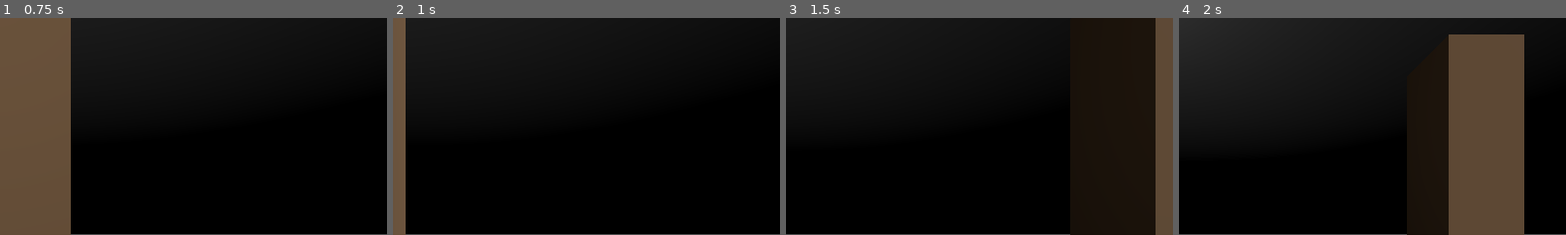
Above: before the commit, frames 1-4 (left to right).
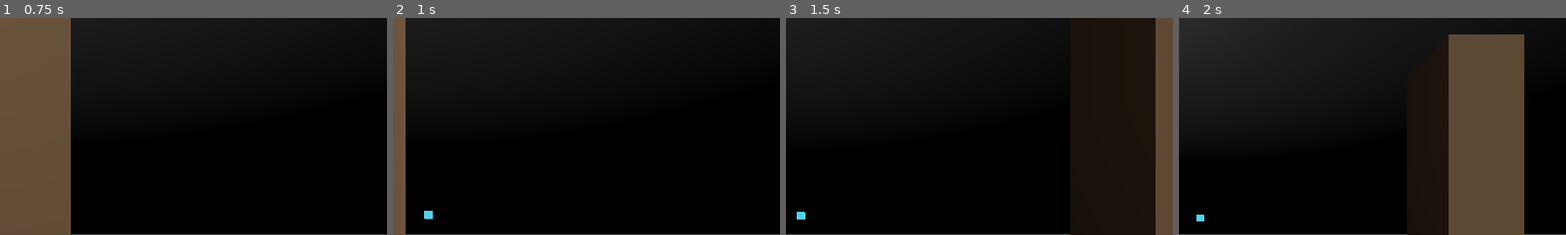
Above: after the commit, the same moments.

Repository: ArKZbeb/jeuApoorva
Game: Godot game, scene res://scenes/salle_aventures.tscn
Same seed, same stepped clock (60 frames per second), same inputs: the game is played once before the commit and once after it. This scene is started directly instead of the project's main scene.
Inputs (mouse positions are % of the whole screen's width and height, from its top left):
- Up to frame 1 (0.75 s): tap Enter (ui_accept) at 0.5 s; move the mouse to (72, 45) at 0.52 s; hold Right (ui_right) from 0.53 s (still down); tap Space at 0.6 s; click (72, 45) at 0.67 s
- Up to frame 2 (1 s): keep holding Right (ui_right); tap Enter (ui_accept) at 0.77 s
- Up to frame 3 (1.5 s): move the mouse to (30, 55) at 1.27 s; release Right (ui_right) at 1.28 s; hold Down (ui_down) from 1.28 s (still down); tap E at 1.35 s
- Up to frame 4 (2 s): keep holding Down (ui_down); tap Enter (ui_accept) at 1.52 s
The pictures show only the part of the screen within x 41-91%, y 0-50%; the shares and areas given below are measured in that part.

Frame 1 is identical in both runs. In frame 2, less than 0.1% of the frame differs, in the area x 8-11%, y 88-93%; in frame 3, less than 0.1%; in frame 4, less than 0.1%.

Commit message:
Add secret zones and bonus interactive areas
- Added secret hint zones with glowing cyan material in corners
- Each secret zone has its own atmospheric lighting
- Added bonus interaction zones in bureau (easter egg areas)
- Bonus areas have distinct colors and lighting effects (teal and orange)
- Secret zones use emission material for visual mystery
- Encourages exploration and discovery throughout the game

Diff:
--- a/godot_jeu/scenes/bureau.tscn
+++ b/godot_jeu/scenes/bureau.tscn
@@ -340,6 +340,36 @@
 [node name="CollisionShape3D" type="CollisionShape3D" parent="Cube2" unique_id=1343760039]
 shape = SubResource("BoxShape3D_1")
 
+[node name="BonusInteractions" type="Node3D" parent="."]
+
+[node name="EasterEggZone1" type="Area3D" parent="BonusInteractions"]
+transform = Transform3D(1, 0, 0, 0, 1, 0, 0, 0, 1, -22, 2, 15)
+
+[node name="Mesh" type="MeshInstance3D" parent="BonusInteractions/EasterEggZone1"]
+mesh = SubResource("BoxMesh_1")
+material_override = SubResource("Material_Teal")
+
+[node name="CollisionShape3D" type="CollisionShape3D" parent="BonusInteractions/EasterEggZone1"]
+shape = SubResource("BoxShape3D_1")
+
+[node name="Light" type="OmniLight3D" parent="BonusInteractions/EasterEggZone1"]
+light_color = Color(0.2, 0.7, 0.8, 1)
+omni_range = 3.0
+
+[node name="EasterEggZone2" type="Area3D" parent="BonusInteractions"]
+transform = Transform3D(1, 0, 0, 0, 1, 0, 0, 0, 1, 22, 2, 15)
+
+[node name="Mesh" type="MeshInstance3D" parent="BonusInteractions/EasterEggZone2"]
+mesh = SubResource("BoxMesh_1")
+material_override = SubResource("Material_Orange")
+
+[node name="CollisionShape3D" type="CollisionShape3D" parent="BonusInteractions/EasterEggZone2"]
+shape = SubResource("BoxShape3D_1")
+
+[node name="Light" type="OmniLight3D" parent="BonusInteractions/EasterEggZone2"]
+light_color = Color(1, 0.6, 0.2, 1)
+omni_range = 3.0
+
 [node name="NextSceneButton" type="Area3D" parent="." unique_id=1464440654]
 transform = Transform3D(1, 0, 0, 0, 1, 0, 0, 0, 1, 10, 2.8231106, 0)
 script = ExtResource("7")
--- a/godot_jeu/scenes/salle_aventures.tscn
+++ b/godot_jeu/scenes/salle_aventures.tscn
@@ -90,6 +90,12 @@
 
 [sub_resource type="StandardMaterial3D" id="Material_White"]
 albedo_color = Color(0.9, 0.9, 0.9, 1)
+
+[sub_resource type="StandardMaterial3D" id="Material_Glow_Secret"]
+albedo_color = Color(0.3, 0.8, 0.9, 1)
+emission_enabled = true
+emission = Color(0.3, 0.8, 0.9, 1)
+emission_energy_multiplier = 0.6
 
 [sub_resource type="StandardMaterial3D" id="StandardMaterial3D_7feju"]
 albedo_color = Color(0.5, 0.5, 0.5, 1)
@@ -492,6 +498,53 @@
 light_color = Color(1, 0.2, 0.2, 1)
 omni_range = 2.5
 
+[node name="SecretZones" type="Node3D" parent="."]
+
+[node name="SecretHint1" type="StaticBody3D" parent="SecretZones"]
+transform = Transform3D(0.5, 0, 0, 0, 0.5, 0, 0, 0, 0.5, -18, 3, -12)
+
+[node name="Mesh" type="MeshInstance3D" parent="SecretZones/SecretHint1"]
+mesh = SubResource("BoxMesh_1")
+material_override = SubResource("Material_Glow_Secret")
+
+[node name="CollisionShape3D" type="CollisionShape3D" parent="SecretZones/SecretHint1"]
+shape = SubResource("BoxShape3D_1")
+
+[node name="Light" type="OmniLight3D" parent="SecretZones/SecretHint1"]
+light_color = Color(0.3, 0.8, 0.9, 1)
+omni_range = 3.0
+energy_multiplier = 0.7
+
+[node name="SecretHint2" type="StaticBody3D" parent="SecretZones"]
+transform = Transform3D(0.5, 0, 0, 0, 0.5, 0, 0, 0, 0.5, 18, 3, -12)
+
+[node name="Mesh" type="MeshInstance3D" parent="SecretZones/SecretHint2"]
+mesh = SubResource("BoxMesh_1")
+material_override = SubResource("Material_Glow_Secret")
+
+[node name="CollisionShape3D" type="CollisionShape3D" parent="SecretZones/SecretHint2"]
+shape = SubResource("BoxShape3D_1")
+
+[node name="Light" type="OmniLight3D" parent="SecretZones/SecretHint2"]
+light_color = Color(0.3, 0.8, 0.9, 1)
+omni_range = 3.0
+energy_multiplier = 0.7
+
+[node name="SecretHint3" type="StaticBody3D" parent="SecretZones"]
+transform = Transform3D(0.5, 0, 0, 0, 0.5, 0, 0, 0, 0.5, 0, 3, -18)
+
+[node name="Mesh" type="MeshInstance3D" parent="SecretZones/SecretHint3"]
+mesh = SubResource("BoxMesh_1")
+material_override = SubResource("Material_Glow_Secret")
+
+[node name="CollisionShape3D" type="CollisionShape3D" parent="SecretZones/SecretHint3"]
+shape = SubResource("BoxShape3D_1")
+
+[node name="Light" type="OmniLight3D" parent="SecretZones/SecretHint3"]
+light_color = Color(0.3, 0.8, 0.9, 1)
+omni_range = 3.0
+energy_multiplier = 0.7
+
 [node name="NextSceneButton" type="Area3D" parent="." unique_id=777466863]
 transform = Transform3D(1, 0, 0, 0, 1, 0, 0, 0, 1, 0, -0.052489996, -10)
 script = ExtResource("7")
